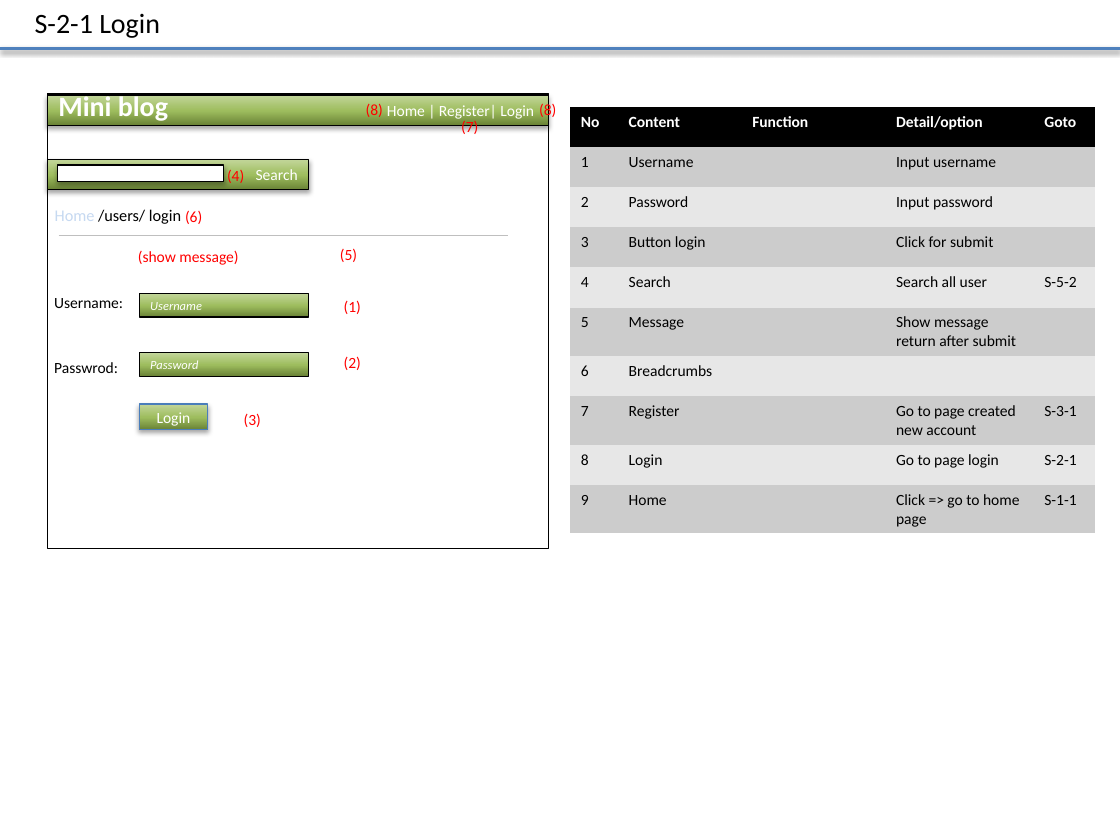
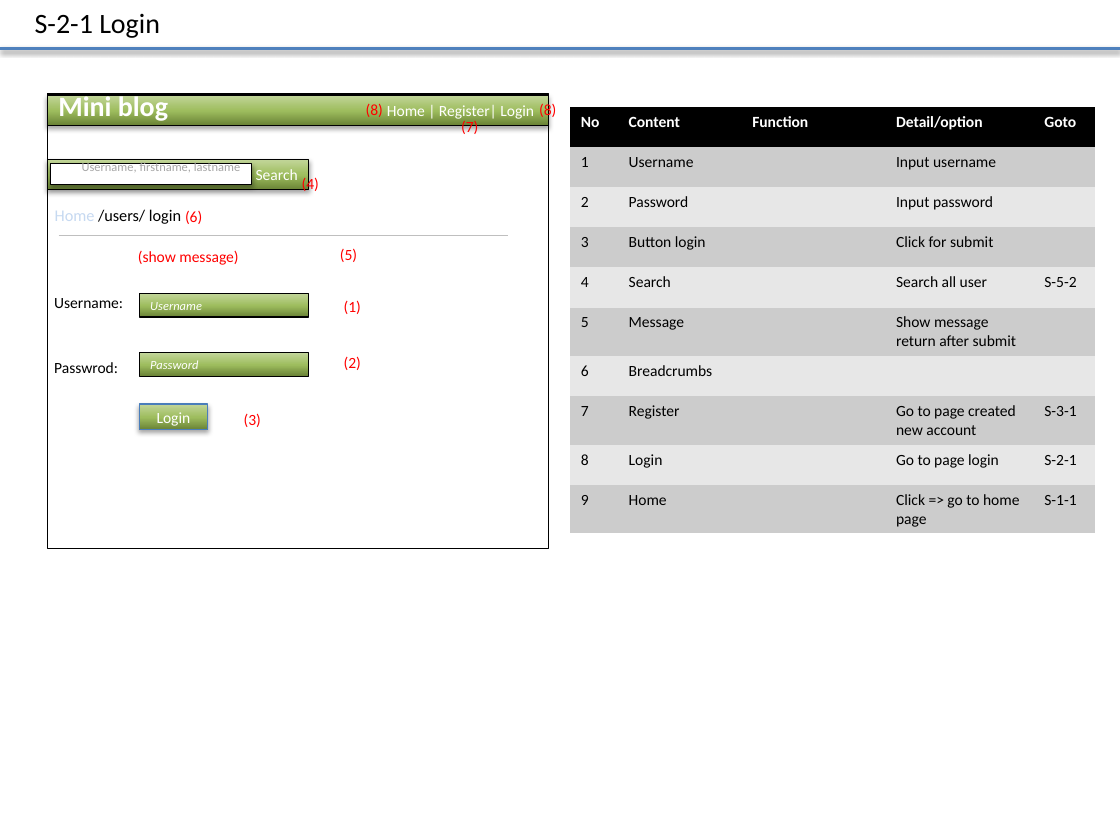
Before and after one commit to Mulodo-PHP-Training/miniblog-lam.vy, a slide deck: slide 4 of doc/frontend/wireframe/TRN-MiniBlog_WireframeDesign_LAMVY.pptx. Drawn at 1120x840 pixels with LibreOffice and Linux fonts; fonts in the diff are those of the drawing. Boxes give left, top, right and bottom in pixels: in the first picture for what was removed or moved away, otherwise in the second. Text is boxed around its words. In the diff, an @@ line names an element or a change of style, - is before the commit and + after.

Commit message:
Fix data sample and text holder in search box

```diff
--- a/doc/frontend/wireframe/TRN-MiniBlog_WireframeDesign_LAMVY.pptx
+++ b/doc/frontend/wireframe/TRN-MiniBlog_WireframeDesign_LAMVY.pptx
@@ rectangle "Username, firstname, lastname" resized from (x1=57, y1=165, x2=224, y2=180) to (x1=50, y1=164, x2=251, y2=184) @@
@@ text in rectangle at (x1=82, y1=161, x2=240, y2=172): text added @@
+Username, firstname, lastname
@@ text "(4)" moved from (x1=227, y1=167, x2=244, y2=185) to (x1=302, y1=175, x2=319, y2=193) @@
```
Also in this commit, not shown: 3 other slides changed.
